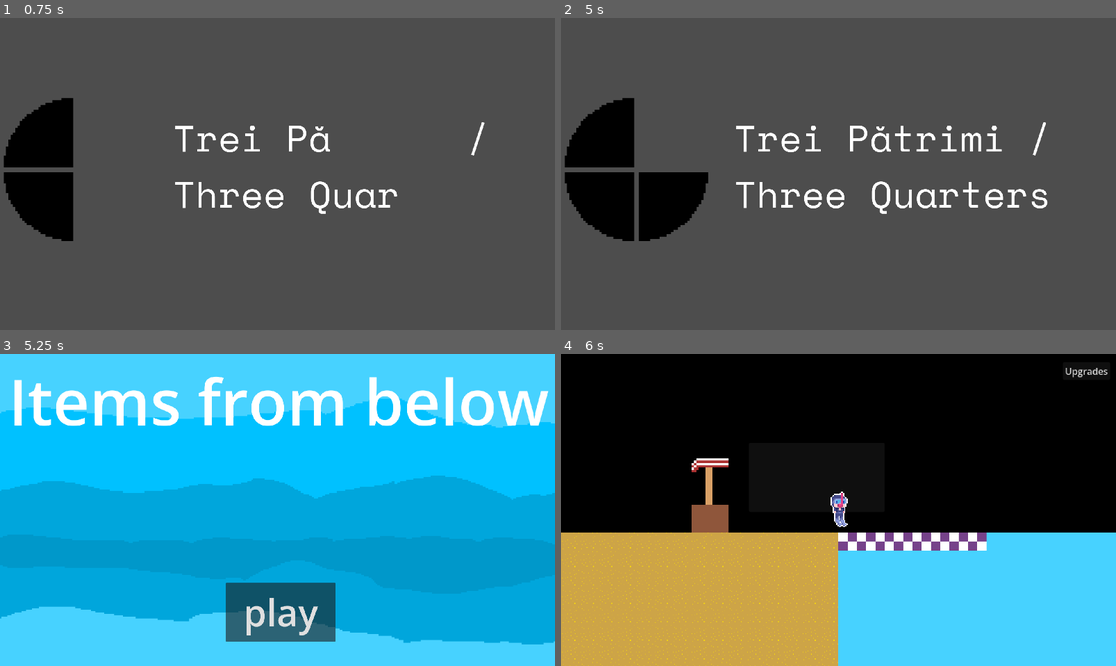
Above: before the commit, frames 1-4 (two rows, left to right).
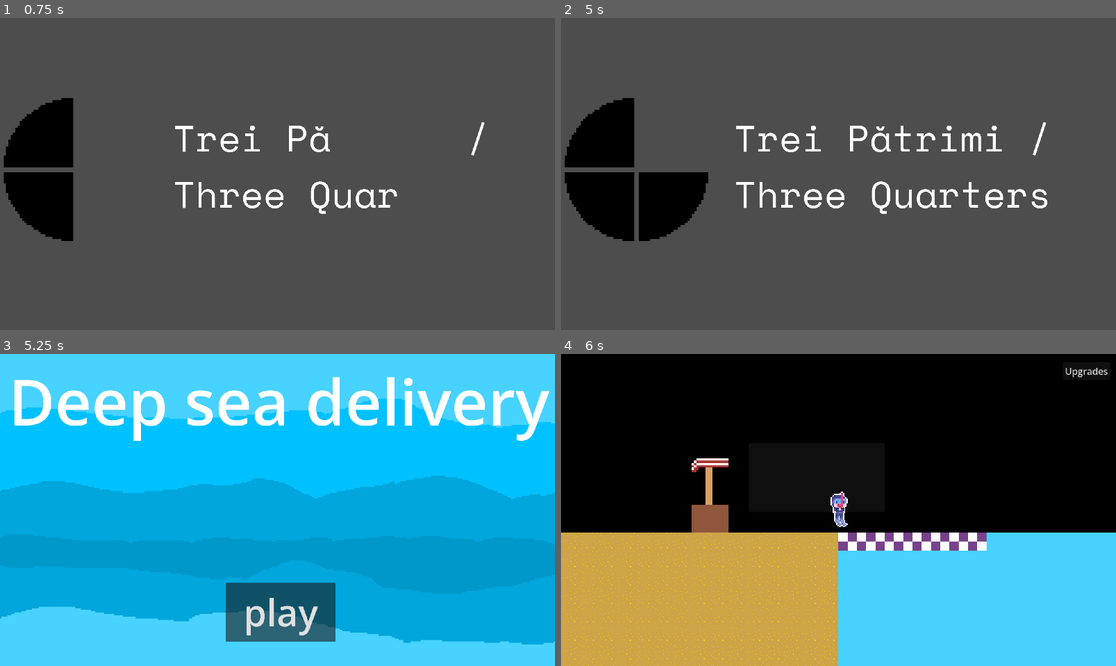
Above: after the commit, the same moments.

Repository: DevMa7e1/gamejam-game
Game: Godot game, scene res://intro.tscn
Same seed, same stepped clock (60 frames per second), same inputs: the game is played once before the commit and once after it.
Inputs:
- Up to frame 1 (0.75 s): tap Enter (ui_accept) at 0.5 s; hold Right (ui_right) from 0.53 s (still down); tap Space (customer key) at 0.6 s
- Up to frame 2 (5 s): tap Enter (ui_accept) at 0.77, 1.25, 1.52, 2, 2.75, 3.02, 3.5, 3.77, 4.25, 4.52 s; release Right (ui_right) at 1.28 s; hold Down (ui_down) 1.28-2.03 s; tap F (fish net key) at 1.35, 3.6 s; hold Right (ui_right) 2.03-2.78 s; tap R (reject customer key) at 2.1, 4.35 s; hold Shift (hurry the fuck up key) 2.78-3.53 s; tap Space (customer key) at 2.85 s; hold Left (ui_left) from 3.53 s (still down)
- Up to frame 3 (5.25 s): release Left (ui_left) at 5.03 s; hold Down (ui_down) from 5.03 s (still down); tap Space (customer key) at 5.1 s
- Up to frame 4 (6 s): release Down (ui_down) at 5.75 s; click "play" at 5.75 s

Frames 1-2 are identical in both runs. In frame 3, 5.6% of the frame differs, in the area x 3-99%, y 7-28%; in frame 4, nothing differs.

Commit message:
Change the name

Diff:
--- a/Scenes/title_screen.tscn
+++ b/Scenes/title_screen.tscn
@@ -20,7 +20,7 @@
 offset_top = 11.0
 offset_right = 1899.0
 offset_bottom = 312.0
-text = "Items from below"
+text = "Deep sea delivery"
 label_settings = SubResource("LabelSettings_p3fck")
 
 [node name="Button" type="Button" parent="." unique_id=2130907404]
